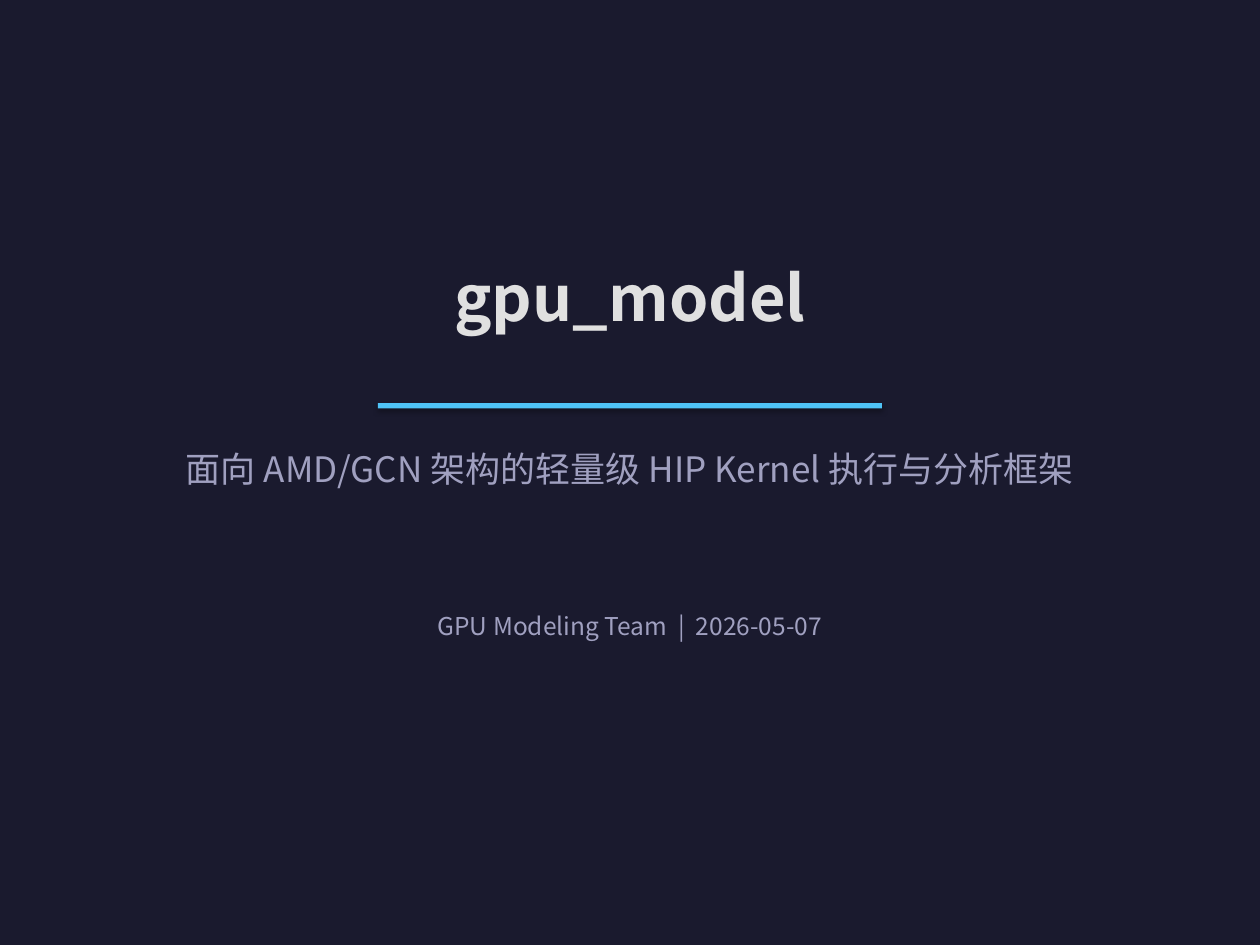
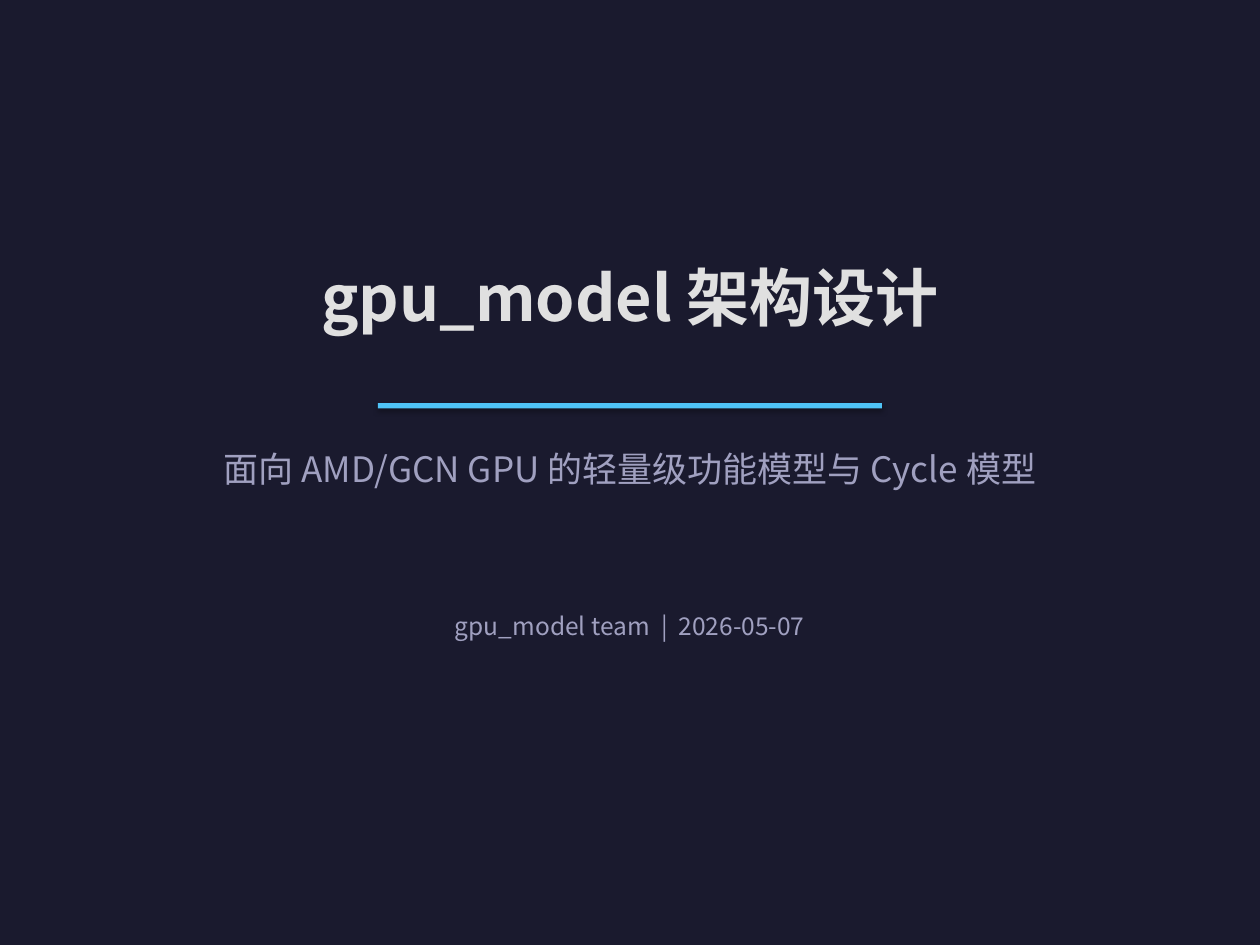
Before and after one commit to fire-emblem/gpu_model, a slide deck: slide 1 of docs/presentations/gpu_model_presentation.pptx. Drawn at 1260x945 pixels with LibreOffice and Linux fonts; fonts in the diff are those of the drawing. Boxes give left, top, right and bottom in pixels: in the first picture for what was removed or moved away, otherwise in the second. Text is boxed around its words. In the diff, an @@ line names an element or a change of style, - is before the commit and + after.

```diff
--- a/docs/presentations/gpu_model_presentation.pptx
+++ b/docs/presentations/gpu_model_presentation.pptx
@@ text at <box>321,267,939,336</box>: text changed @@
-gpu_model
+gpu_model 架构设计
@@ text at <box>224,452,1036,490</box>: text changed @@
-面向 AMD/GCN 架构的轻量级 HIP Kernel 执行与分析框架
+面向 AMD/GCN GPU 的轻量级功能模型与 Cycle 模型
@@ text at <box>455,615,805,641</box>: text changed @@
-GPU Modeling Team | 2026-05-07
+gpu_model team | 2026-05-07
```
Also in this commit, not shown: 9 other slides changed, 19 slides added, 30 slides removed, 25 other files.
